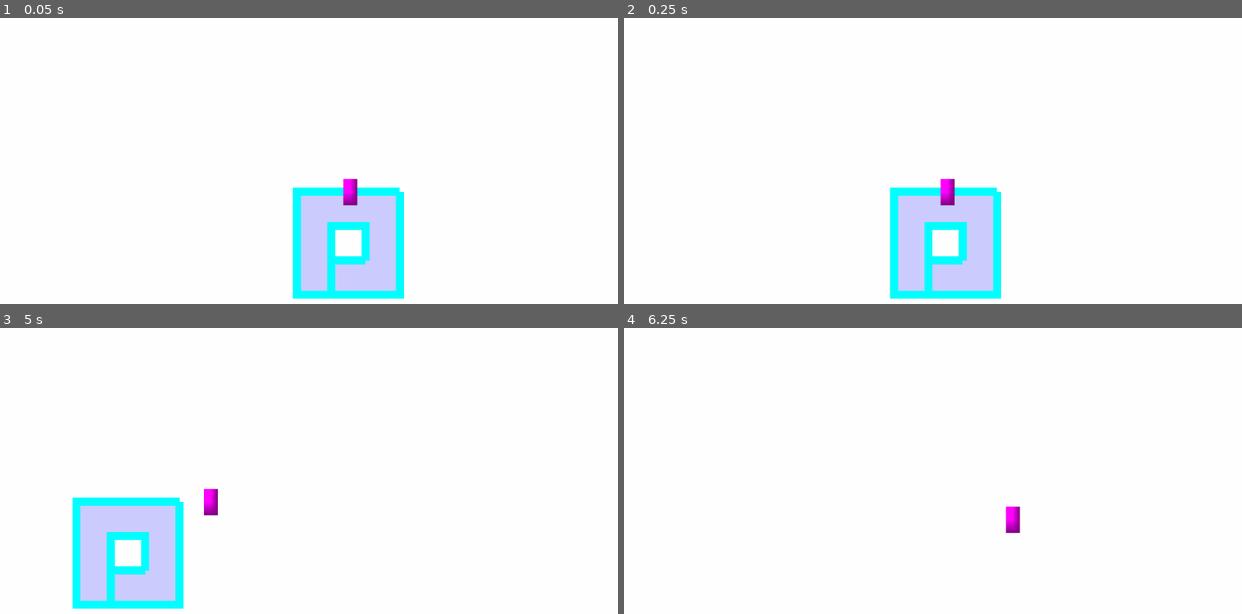
Above: before the commit, frames 1-4 (two rows, left to right).
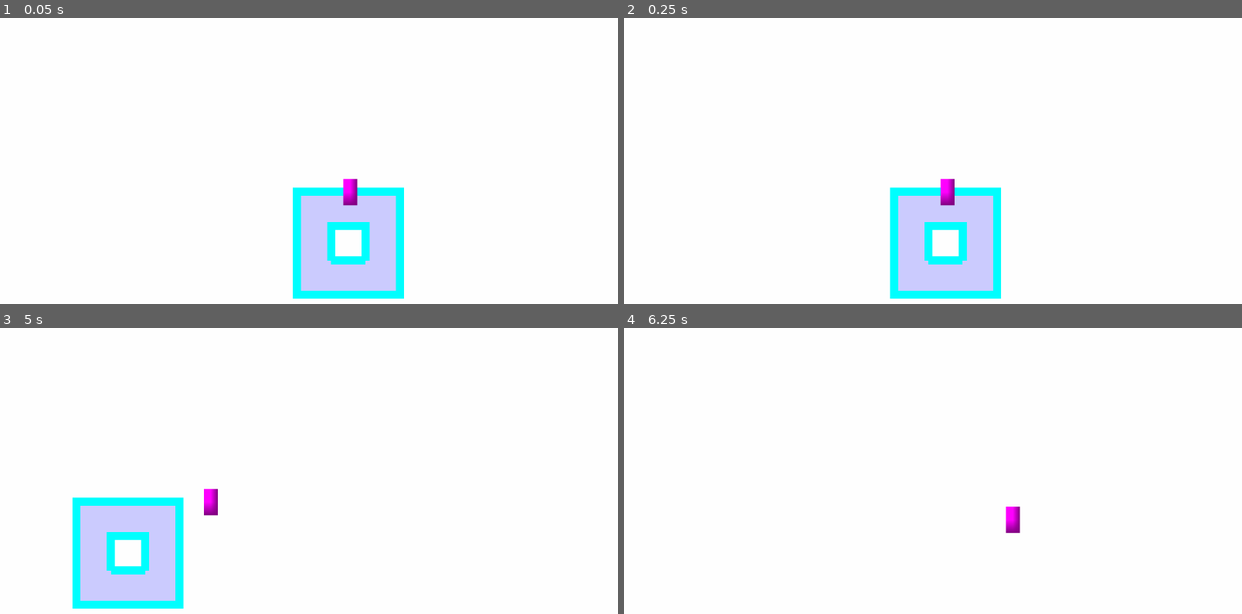
Above: after the commit, the same moments.

Repository: kit-solent/refrigerate
Game: Godot game, scene res://core/ingame.tscn
Two runs of this game, one before a commit and one after it. Both use one fixed random seed, a clock stepped at 60 frames per second and the inputs below. Sound files missing from this copy of the repository are replaced by a short silence.
Inputs (mouse positions are in pixels of both pictures, inside the frame that each line leads up to):
- Up to frame 1 (0.05 s): no input
- Up to frame 2 (0.25 s): no input
- Up to frame 3 (5 s): move the mouse to (444, 485) at 0.52 s; hold Right (player right) 0.53-1.28 s; move the mouse to (185, 519) at 1.27 s; hold Down (player backward) 1.28-2.03 s; move the mouse to (370, 425) at 2.02 s; hold Right (player right) 2.03-2.78 s; move the mouse to (278, 571) at 2.77 s; hold Up (player forward) 2.78-3.53 s; move the mouse to (494, 553) at 3.52 s; hold Left (player left) from 3.53 s (still down); move the mouse to (123, 450) at 4.27 s
- Up to frame 4 (6.25 s): move the mouse to (963, 502) at 5.02 s; release Left (player left) at 5.03 s; hold Down (player backward) 5.03-5.78 s; move the mouse to (840, 413) at 5.77 s; hold Right (player right) from 5.78 s (still down)

The runs differ from the first frame. In frame 1, 0.2% of the frame differs, in the area x 52-66%, y 59-96%; in frame 2, 0.1%; in frame 3, 0.1%; in frame 4, nothing differs.

Commit message:
SaveBot commit at 2026-02-04 10:28:03

Diff:
--- a/core/map.gd
+++ b/core/map.gd
@@ -90,9 +90,11 @@
 			# (id - 2) times. (Because index 2 is the down direction).
 			gravity_dir = Vector2.DOWN.rotated((TAU/4) * (id - 2))
 
-		var regions = create_regions(id) # TODO: This is not creating the polygons right.
-		var connected_edges = Core.tools.find_connected_edges(regions)
-		print(connected_edges) # TODO
+		# find the polygons representing the mode overide areas
+		var regions = create_regions(id)
+
+		var connected_edges = Core.tools.find_connected_edges(Core.tools.polygons_to_lines(regions))
+
 		for index in range(len(regions)):
 			var overide = mode_overide_scene.instantiate()
 			overide.change_gravity_direction(gravity_dir)
--- a/core/tools.gd
+++ b/core/tools.gd
@@ -6,16 +6,6 @@
 # Error code policy: When an error is caught by the code return the
 # default/empty/smallest return value that fits the type and
 # assert(false) after printing an error message. Don't return FAILED
-
-func print_nth(text, n:int = Core.nth_frame_default, force_0th_frame:bool = false):
-	"""
-	Print the message only if Core.tools.is_nth_frame(n, force_0th_frame) == true.
-	This is equivalent to writing the following
-	if Core.tools.is_nth_frame(n, force_0th_frame):
-		print(text)
-	"""
-	if is_nth_frame(n, force_0th_frame):
-		print(text)
 
 func is_nth_frame(n:int = Core.nth_frame_default, force_0th_frame:bool = false):
 	"""
@@ -36,6 +26,16 @@
 	else:
 		return Engine.get_frames_drawn() - Core.nth_frame_offset == n
 
+func print_nth(text, n:int = Core.nth_frame_default, force_0th_frame:bool = false):
+	"""
+	Print the message only if Core.tools.is_nth_frame(n, force_0th_frame) == true.
+	This is equivalent to writing the following
+	if Core.tools.is_nth_frame(n, force_0th_frame):
+		print(text)
+	"""
+	if is_nth_frame(n, force_0th_frame):
+		print(text)
+
 func any(booleans:Array):
 	"""
 	Performs an or check on all booleans in the array. This function returns
@@ -98,6 +98,51 @@
 	var values_copy = values.duplicate()
 	values_copy.reverse()
 	return chain_lt(values_copy, strict)
+
+func polygon_to_line(polygon:PackedVector2Array) -> PackedVector2Array:
+	"""
+	Godot stores polygons as a list of points where the last is connected to the first
+	so to find the border line of a polygon the first point must be appended to that
+	array. Lines don't automatically connect their end point to the start.
+	See also line_to_polygon
+	"""
+	# don't modify the original
+	polygon = polygon.duplicate()
+	polygon.append(polygon[0])
+	return polygon
+
+func line_to_polygon(line:PackedVector2Array) -> PackedVector2Array:
+	"""
+	The bounding line for a polygon in Godot must include the start point again at the
+	end in order to connect it up but polygons do this automatically so to convert a line
+	into a polygon the last point must be removed.
+	See also polygon_to_line
+	"""
+	if line[0] != line[-1]:
+		printerr("Warning: in line_to_polygon the first and last points on the line are not equal so the line probably doesn't represent a closed polygon. Continuing anyway.")
+
+	# don't modify the original
+	line = line.duplicate()
+	line.remove_at(-1)
+	return line
+
+func polygons_to_lines(polygons:Array[PackedVector2Array]) -> Array[PackedVector2Array]:
+	"""
+	Calls polygon_to_line on each polygon in polygons returning the results in an array.
+	"""
+	var lines:Array[PackedVector2Array] = []
+	for polygon in polygons:
+		lines.append(polygon_to_line(polygon))
+	return lines
+
+func lines_to_polygons(lines:Array[PackedVector2Array]) -> Array[PackedVector2Array]:
+	"""
+	Calls line_to_polygon on each polygon in polygons returning the results in an array.
+	"""
+	var polygons:Array[PackedVector2Array] = []
+	for line in lines:
+		lines.append(line_to_polygon(line))
+	return polygons
 
 func rect_to_polygon(rect:Rect2) -> PackedVector2Array:
 	"""
@@ -1112,18 +1157,18 @@
 
 	var new_lines:Array[PackedVector2Array] = []
 	while len(lines): # while we have at least one line left
-		var line = lines.pop_back() # faster than pop_front because indices don't have to be updated
+		var segment = lines.pop_back() # faster than pop_front because indices don't have to be updated
 
 		# remove 0 length segments by not adding them to the new_lines array
-		if line[0] == line[1]:
+		if segment[0] == segment[1]:
 			continue
 
-		# used to carry the continue statment through two nested loops
+		# used to carry continue statments through two nested loops
 		var cont:bool = false
 
 		# remove/trim overlapping segments
 		for new_line_segment in segment_lines(new_lines):
-			var clip = clip_segment(line, new_line_segment)
+			var clip = clip_segment(segment, new_line_segment)
 
 			# if all of the line got clipped then continue
 			if len(clip)==0:
@@ -1135,35 +1180,92 @@
 			if len(clip) == 2:
 				lines.append(clip[1])
 
-			line = clip[0]
+			segment = clip[0]
+
+		if cont: # the segment we've been working with has been merged already
+			continue
+
+		# join segments with shared endpoints
+		var joined_line_index:int
+		for index in range(len(new_lines)):
+			# this is a reference to the actual line in the new_lines array so we
+			# can edit it and have changes reflected in the return value.
+			var new_line = new_lines[index]
+			if new_line[0] == segment[0]:
+				new_line.insert(0, segment[1])
+				cont = true
+			elif new_line[0] == segment[-1]:
+				new_line.insert(0, segment[0])
+				cont = true
+			elif new_line[-1] == segment[0]:
+				new_line.append(segment[1])
+				cont = true
+			elif new_line[-1] == segment[-1]:
+				new_line.append(segment[0])
+				cont = true
+
+			if cont: # this happens if any of the conditions were true
+				joined_line_index = index
+				break
+
 		if cont:
+			# perform a second pass to see if the newly extended line
+			# can connect again (handles the case where one segment joins
+			# two lines in the middle).
+			var new_lines_copy = new_lines.duplicate()
+			new_lines_copy.remove_at(joined_line_index)
+
+			for new_line in new_lines_copy:
+				# we were only adding a segment before but now we could
+				# be adding a multipart line.
+
+				# This is the line to which we have just added a segment and is
+				# a reference to an item in the actual new_lines array so we can
+				# edit it and have changes be reflected in the return value.
+				var joined_line = new_lines[joined_line_index]
+
+				# try to add new_line to joined_line.
+				# to prepend an array I think I have to do the double
+				# reverse thing but if theres a better way then... (TODO)
+				if new_line[0] == joined_line[0]:
+					joined_line.reverse()
+					joined_line.append_array(new_line.slice(1))
+					joined_line.reverse()
+				elif new_line[0] == joined_line[-1]:
+					joined_line.append_array(new_line.slice(1))
+				elif new_line[-1] == joined_line[0]:
+					joined_line.reverse()
+					new_line.reverse()
+					joined_line.append_array(new_line.slice(1))
+					joined_line.reverse()
+				elif new_line[-1] == joined_line[-1]:
+					# flip new_line first becase it's the last point that matces.
+					new_line.reverse()
+					joined_line.append_array(new_line.slice(1))
+
+			# the segment we've been working with has been merged already
 			continue
-		cont = false
-
-		# join segments with shared endpoints
-		for new_line in new_lines:
-			if new_line[0] == line[0]:
-				new_line.insert(0, line[1])
-				cont = true
-				break
-			elif new_line[0] == line[-1]:
-				new_line.insert(0, line[0])
-				cont = true
-				break
-			elif new_line[-1] == line[0]:
-				new_line.append(line[1])
-				cont = true
-				break
-			elif new_line[-1] == line[-1]:
-				new_line.append(line[0])
-				cont = true
-				break
-		if cont:
-			continue
-
-		new_lines.append(line)
+
+		# if none of the attempts to merge the segment so far have worked then
+		# just add it as a new line.
+		new_lines.append(segment)
+
+	Core.tools.print_nth("smple: "+str(new_lines))
 
 	return new_lines
+
+	# TODO: There is one case this code misses.
+	# If you have a loop where the first and last points are the same that will
+	# not (and cannot) be simplified. If there is another line that shared an
+	# endpoint with some point in the middle of this loop the end joining algorithm
+	# won't connect it because it's not an end to end common point. But loops can
+	# have their end point adjusted to any of their points without changing the line
+	# so if the join was moved to the location of that other line's endpoint then
+	# the two lines could become one. Think of a unit square joined at the top left
+	# with another line connected to the bottom right. The line could be re-written
+	# as going from the bottom right round the loop then off down the other line but
+	# this code won't make that simplification. I think this particular simplification
+	# won't have visual implications like endpoint connections at corners would though.
 
 func find_connected_edges(polygons:Array[PackedVector2Array]) -> Array[Array]:
 	"""
@@ -1181,6 +1283,8 @@
 		temp.append(decolinearise_line(make_line_unique(polygon)))
 	polygons = temp
 
+	print(polygons)
+
 	var all_overlaps:Array[Array] = []
 	for count in range(len(polygons)):
 		# store the overlapping sections for this polygon
--- a/features/gravity_overide/mode_overide.gd
+++ b/features/gravity_overide/mode_overide.gd
@@ -12,6 +12,11 @@
 		body.set_gravity_direction(gravity_direction)
 
 func set_polygon(polygon:PackedVector2Array) -> Error:
+	"""
+	Sets the bounding line for this mode overide. Note that dispite the
+	name the argument to this method is a bounding line where the first
+	point in the array included again at the end.
+	"""
 	if not $collision:
 		printerr("The ModeOveride must be added to the scene tree before set_polygon can be called.")
 		return ERR_DOES_NOT_EXIST
@@ -35,6 +40,10 @@
 	else:
 		$visuals.color = Core.platformer_color
 
+# TODO: for fixing the line borders: find all lines with same endpoints
+# and have one mode_overide "steal" the line for itself, joining it to
+# the existing line.
+
 func _process(_delta:float):
 	if $on_screen.is_on_screen():
 		# remove the preexisting lines
@@ -47,15 +56,16 @@
 
 		# for each polygon, append the first point to turn it into a line and clip it against the empty_edges array
 		var lines:Array[PackedVector2Array] = []
+
 		for polygon in polygons:
-			var new_polygon = polygon
-			new_polygon.append(new_polygon[0])
+			var line = polygon
+			line.append(line[0])
 
 			# clipping the line can result in multiple lines so store them in an array
-			var clipped_polygons:Array[PackedVector2Array] = Core.tools.clip_line_sets([new_polygon], empty_edges)
+			var clipped_lines:Array[PackedVector2Array] = Core.tools.clip_line_sets([line], empty_edges)
 
 			# then add that array to the new_polygons
-			lines.append_array(clipped_polygons)
+			lines.append_array(clipped_lines)
 
 		# for each line add it to $lines
 		for line in lines:
@@ -63,7 +73,10 @@
 			new.show()
 			new.points = line
 
-			# add the 2nd point of the line on again so that the end corner displays properly
-			# new.add_point(new.points[1]) # TODO: Fix stuff first
+			# add the 2nd point of the line on again so that the end corner displays properly but only if the
+			# line is meant to connect in a loop, i.e. if the first and last points are equal. Note that
+			# new.points and line are the same for read only purposes
+			if line[0] == line[-1]:
+				new.add_point(line[1])
 
 			$lines.add_child(new)
--- a/levels/level1.tscn
+++ b/levels/level1.tscn
@@ -6,7 +6,7 @@
 [ext_resource type="PackedScene" uid="uid://ctwsyo8iq6tg8" path="res://features/portals/portal.tscn" id="4_ua5ty"]
 
 [node name="level1" unique_id=464038650 instance=ExtResource("1_japuw")]
-tile_map_data = PackedByteArray("AAAAAAAAAQAAAAAAAAABAAAAAQAAAAAAAADtCuT7AAABAAIAAAAAAAEAAQAAAAAAAAACAAAAAQAAAAAAAAACAAEAAQAAAAAAAAACAAIAAQAAAAAAAAAAAAIAAQAAAAAAAAABAAIAAQAAAAAAAAA=")
+tile_map_data = PackedByteArray("AAACAAIAAQAAAAAAAAACAAAAAQAAAAAAAAACAAEAAQAAAAAAAAAAAAAAAQAAAAAAAAAAAAEAAQAAAAAAAAAAAAIAAQAAAAAAAAABAAAAAQAAAAAAAAABAAIAAQAAAAAAAADtCuT7AAABAAIAAAA=")
 script = ExtResource("2_qxjqb")
 
 [node name="water" parent="." index="0" unique_id=1102997464 instance=ExtResource("3_w0b2p")]
